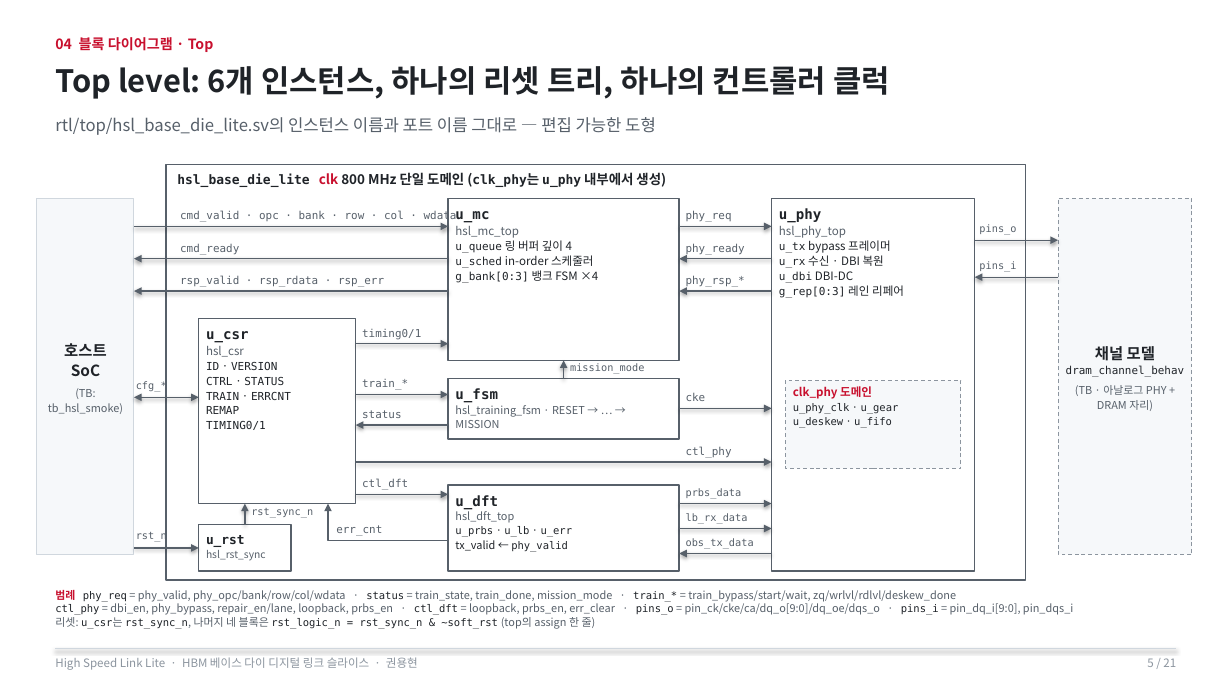
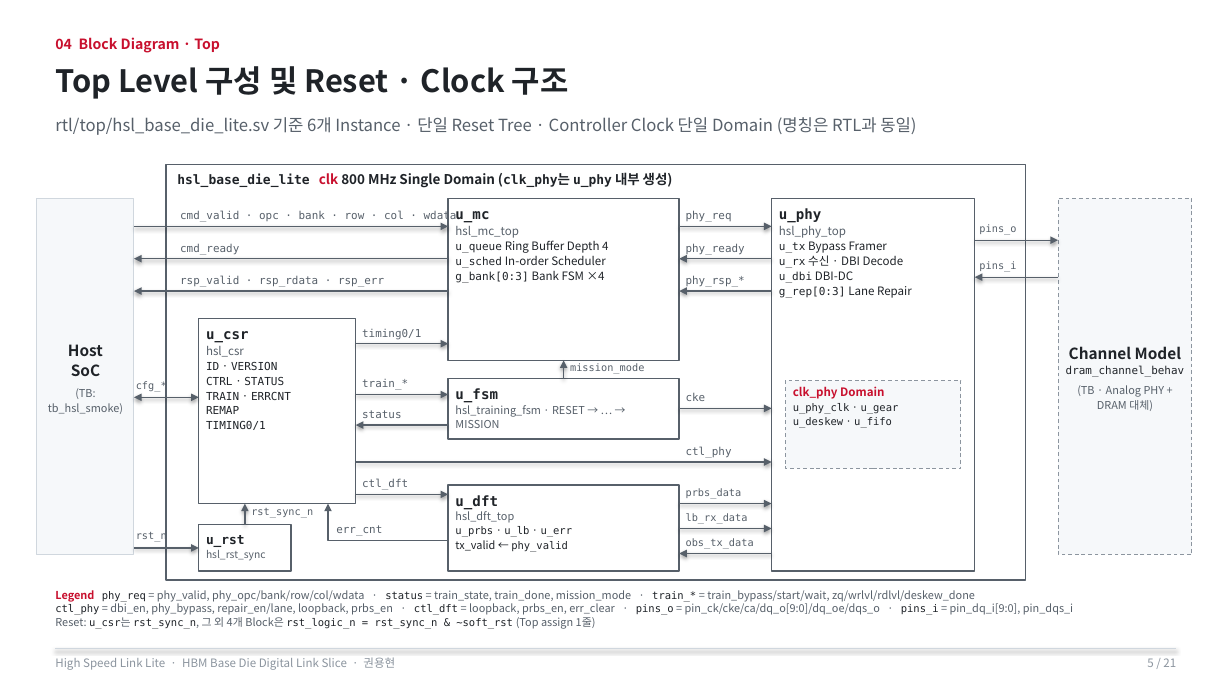
Before and after one commit to yhkwon-git/High_Speed_Link_Lite, a slide deck: slide 5 of portfolio-deck/HighSpeedLinkLite_Portfolio.pptx. Drawn at 1232x693 pixels with LibreOffice and Linux fonts; fonts in the diff are those of the drawing. Boxes give left, top, right and bottom in pixels: in the first picture for what was removed or moved away, otherwise in the second. Text is boxed around its words. In the diff, an @@ line names an element or a change of style, - is before the commit and + after.

```diff
--- a/portfolio-deck/HighSpeedLinkLite_Portfolio.pptx
+++ b/portfolio-deck/HighSpeedLinkLite_Portfolio.pptx
@@ text at bbox=[55, 37, 220, 53]: text changed @@
-04 블록 다이어그램 · Top
+04 Block Diagram · Top
@@ text at bbox=[55, 66, 569, 99]: text changed @@
-Top level: 6개 인스턴스, 하나의 리셋 트리, 하나의 컨트롤러 클럭
+Top Level 구성 및 Reset · Clock 구조
@@ text at bbox=[55, 117, 916, 135]: text changed @@
-rtl/top/hsl_base_die_lite.sv의 인스턴스 이름과 포트 이름 그대로 — 편집 가능한 도형
+rtl/top/hsl_base_die_lite.sv 기준 6개 Instance · 단일 Reset Tree · Controller Clock 단일 Domain (명칭은 RTL과 동일)
@@ text at bbox=[177, 172, 673, 188]: text changed @@
-hsl_base_die_lite clk 800 MHz 단일 도메인 (clk_phy는 u_phy 내부에서 생성)
+hsl_base_die_lite clk 800 MHz Single Domain (clk_phy는 u_phy 내부 생성)
@@ text at bbox=[455, 240, 608, 283]: text changed; size 8.6 to 9 pt; font DejaVu Sans Mono to Noto Sans CJK KR @@
-u_queue 링 버퍼 깊이 4
-u_sched in-order 스케줄러
-g_bank[0:3] 뱅크 FSM ×4
+u_queue Ring Buffer Depth 4
+u_sched In-order Scheduler
+g_bank[0:3] Bank FSM ×4
@@ text at bbox=[779, 241, 904, 268]: text changed @@
-u_tx bypass 프레이머
-u_rx 수신 · DBI 복원
+u_tx Bypass Framer
+u_rx 수신 · DBI Decode
@@ text at bbox=[779, 286, 912, 298]: text changed @@
-g_rep[0:3] 레인 리페어
+g_rep[0:3] Lane Repair
@@ text in rectangle at bbox=[68, 344, 103, 356]: text changed @@
-호스트
+Host
@@ text in rectangle at bbox=[1069, 346, 1181, 359]: text changed @@
-채널 모델
+Channel Model
@@ text at bbox=[793, 386, 884, 399]: text changed @@
-clk_phy 도메인
+clk_phy Domain
@@ text in rectangle at bbox=[1077, 385, 1165, 411]: text changed @@
-(TB · 아날로그 PHY + DRAM 자리)
+(TB · Analog PHY + DRAM 대체)
@@ text at bbox=[55, 590, 975, 602]: text changed @@
-범례 phy_req = phy_valid, phy_opc/bank/row/col/wdata · status = train_state, train_done, mission_mode · train_* = train_bypass/start/wait, zq/wrlvl/rdlvl/deskew_done
+Legend phy_req = phy_valid, phy_opc/bank/row/col/wdata · status = train_state, train_done, mission_mode · train_* = train_bypass/start/wait, zq/wrlvl/rdlvl/deskew_done
@@ text at bbox=[55, 617, 596, 629]: text changed @@
-리셋: u_csr는 rst_sync_n, 나머지 네 블록은 rst_logic_n = rst_sync_n & ~soft_rst (top의 assign 한 줄)
+Reset: u_csr는 rst_sync_n, 그 외 4개 Block은 rst_logic_n = rst_sync_n & ~soft_rst (Top assign 1줄)
@@ text at bbox=[55, 657, 395, 670]: text changed @@
-High Speed Link Lite · HBM 베이스 다이 디지털 링크 슬라이스 · 권용현
+High Speed Link Lite · HBM Base Die Digital Link Slice · 권용현
```
Also in this commit, not shown: 20 other slides changed, 2 other files.
